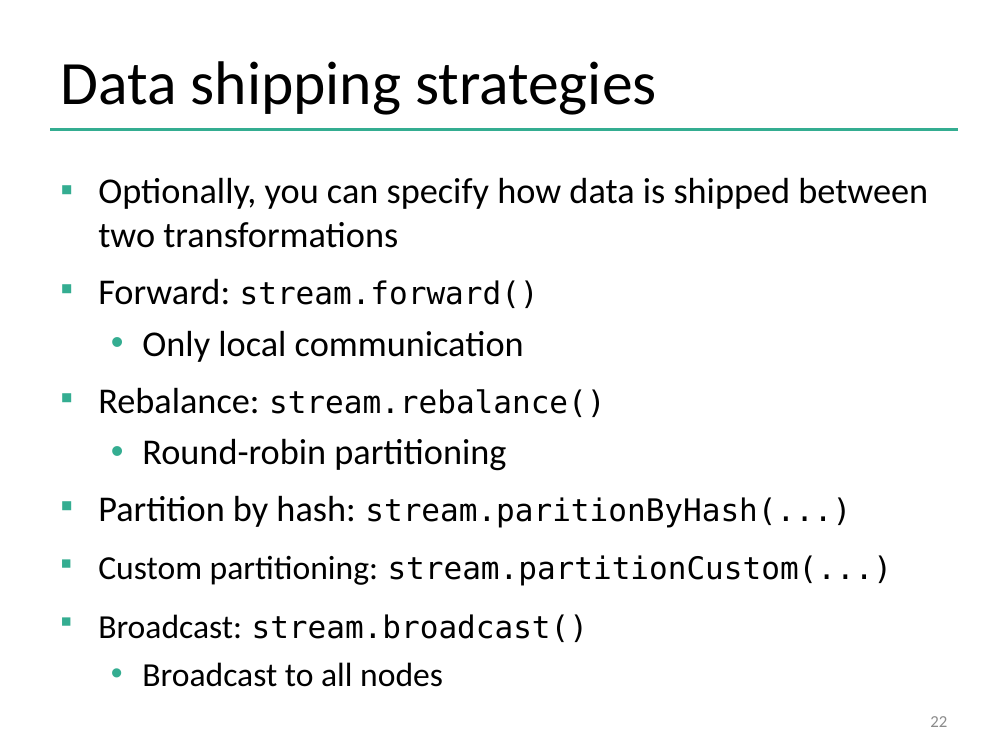
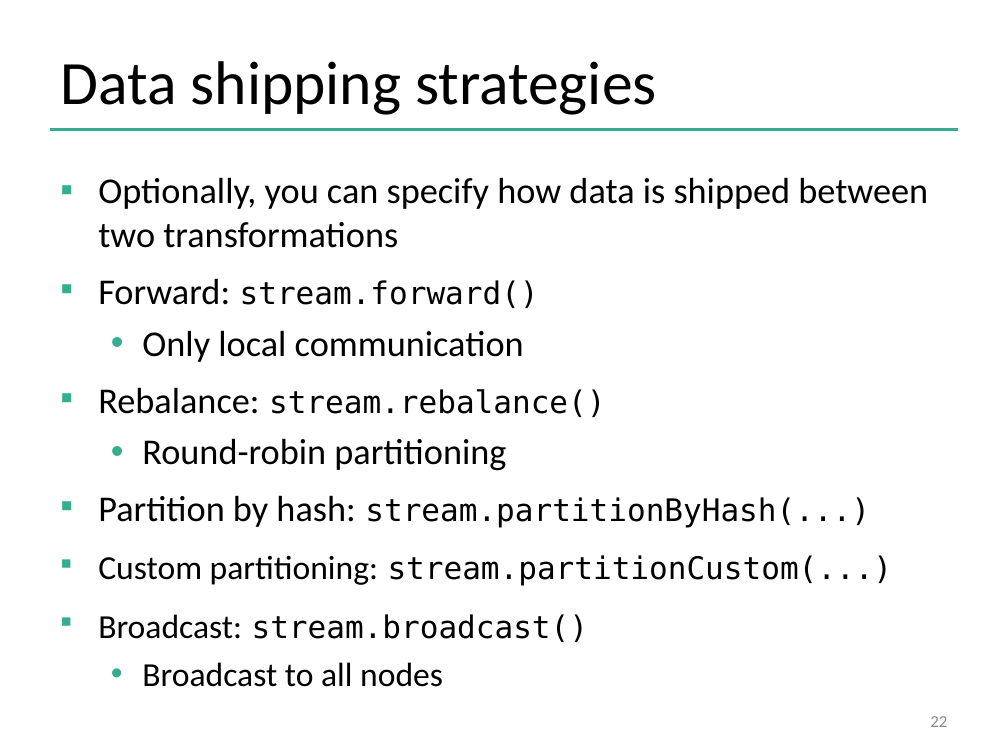
Before and after one commit to dataArtisans/flink-training-web, a slide deck: slide 22 of slides/flink_stream_basics.pptx. Drawn at 1008x756 pixels with LibreOffice and Linux fonts; fonts in the diff are those of the drawing; background and template pictures are left out. Boxes give left, top, right and bottom in pixels: in the first picture for what was removed or moved away, otherwise in the second. Text is boxed around its words. In the diff, an @@ line names an element or a change of style, - is before the commit and + after.

Commit message:
Updated DataStream slides and moved Kafka from Basic to Advanced

```diff
--- a/slides/flink_stream_basics.pptx
+++ b/slides/flink_stream_basics.pptx
@@ text at box(98, 495, 870, 528): text changed @@
-▪ Partition by hash: stream.paritionByHash(...)
+▪ Partition by hash: stream.partitionByHash(...)
```
Also in this commit, not shown: 3 other slides changed, 4 slides removed, 3 other files.
